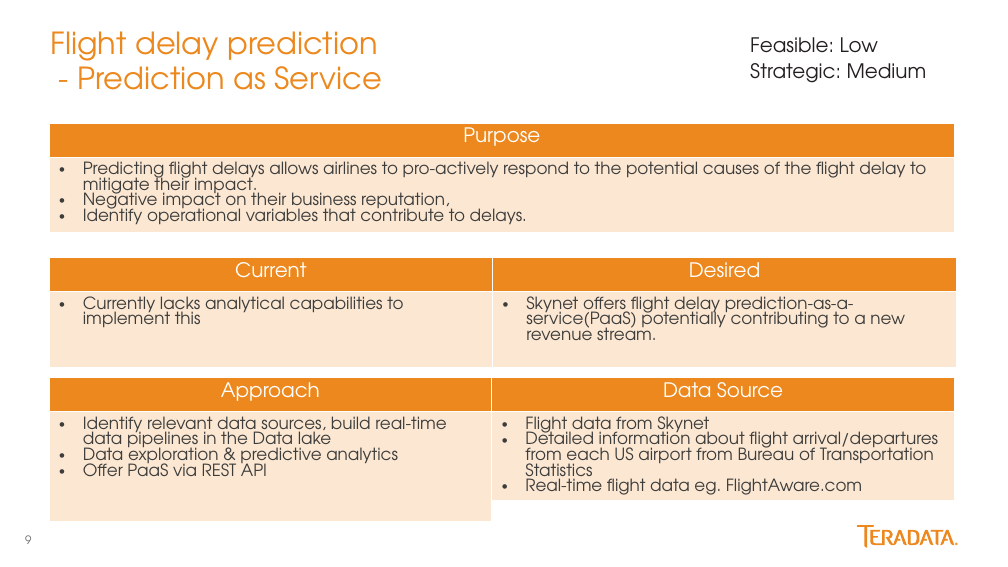
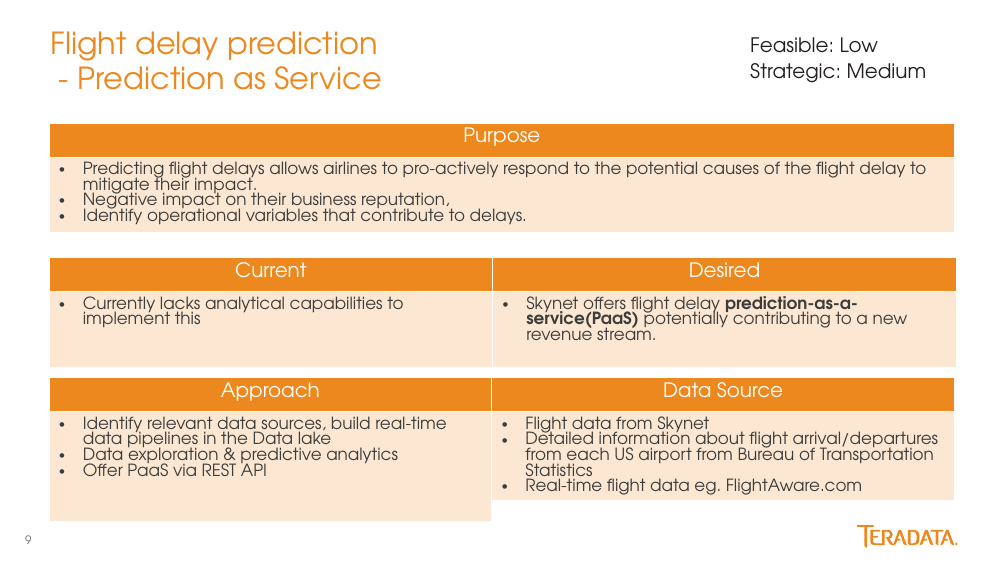
Before and after one commit to georgios-tsolakis-td/Bootcamp_Mar17_London, a slide deck: slide 9 of Fly Big/Roadmap.pptx. Drawn at 1008x567 pixels with LibreOffice and Linux fonts; fonts in the diff are those of the drawing. Boxes give left, top, right and bottom in pixels: in the first picture for what was removed or moved away, otherwise in the second. Text is boxed around its words. In the diff, an @@ line names an element or a change of style, - is before the commit and + after.

```diff
--- a/Fly Big/Roadmap.pptx
+++ b/Fly Big/Roadmap.pptx
@@ table at (49,258,957,368) @@
@@ bold on in "prediction-as-a-service(PaaS)" @@
```
Also in this commit, not shown: 5 other slides changed.
